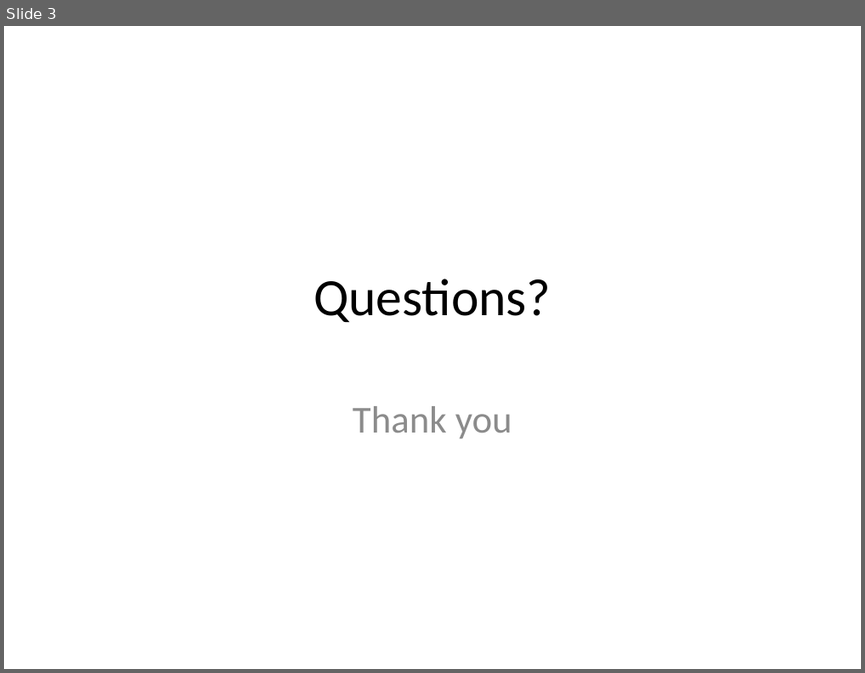
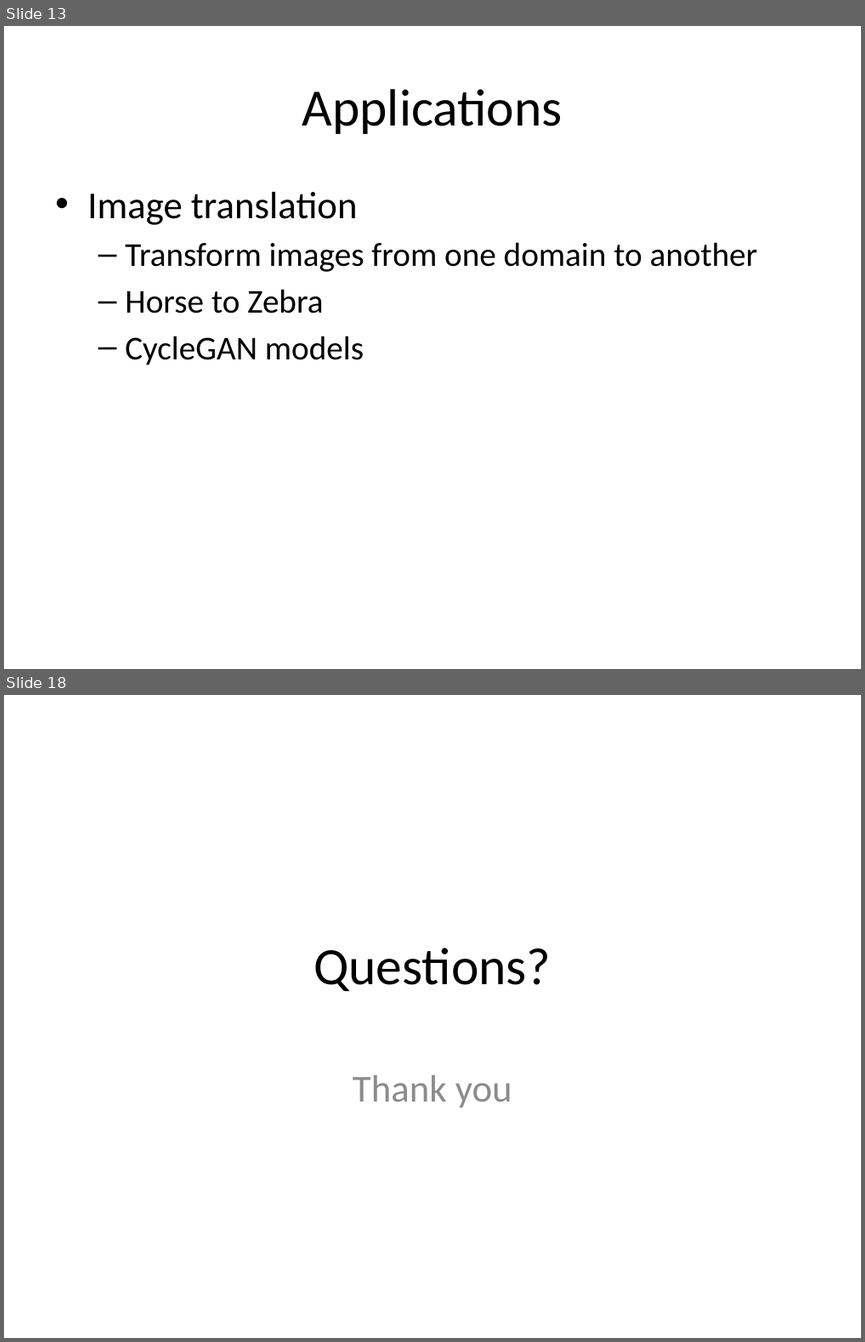
Before and after one commit to look4pritam/GenerativeAdversarialNetworks, a slide deck: Presentations/GenerativeAdversarialNetwork.pptx. Shown one above the other, each under a label of ours: slide 3 before the commit, slides 13 and 18 after it; the slides between them are not shown. The pictures are 865x673 and 865x1342 pixels, drawn with LibreOffice and Linux fonts; fonts in the diff are those of the drawing. Boxes give left, top, right and bottom in pixels: in the first picture for what was removed or moved away, otherwise in the second. Text is boxed around its words. In the diff, an @@ line names an element or a change of style, - is before the commit and + after.

```diff
--- a/Presentations/GenerativeAdversarialNetwork.pptx
+++ b/Presentations/GenerativeAdversarialNetwork.pptx
@@ slide 13 added at box(4, 26, 861, 669), background #FFFFFF @@
@@ title added at box(302, 89, 562, 134), 44 pt, text #000000 @@
+Applications
@@ text added at box(87, 192, 758, 365), 28 pt, text #000000 @@
+• Image translation
+  – Transform images from one domain to another
+  – Horse to Zebra
+  – CycleGAN models
@@ what was slide 3 is now slide 18 @@
```
Also in this commit, not shown: 1 slide changed, 15 other slides added, 1 slide removed.
